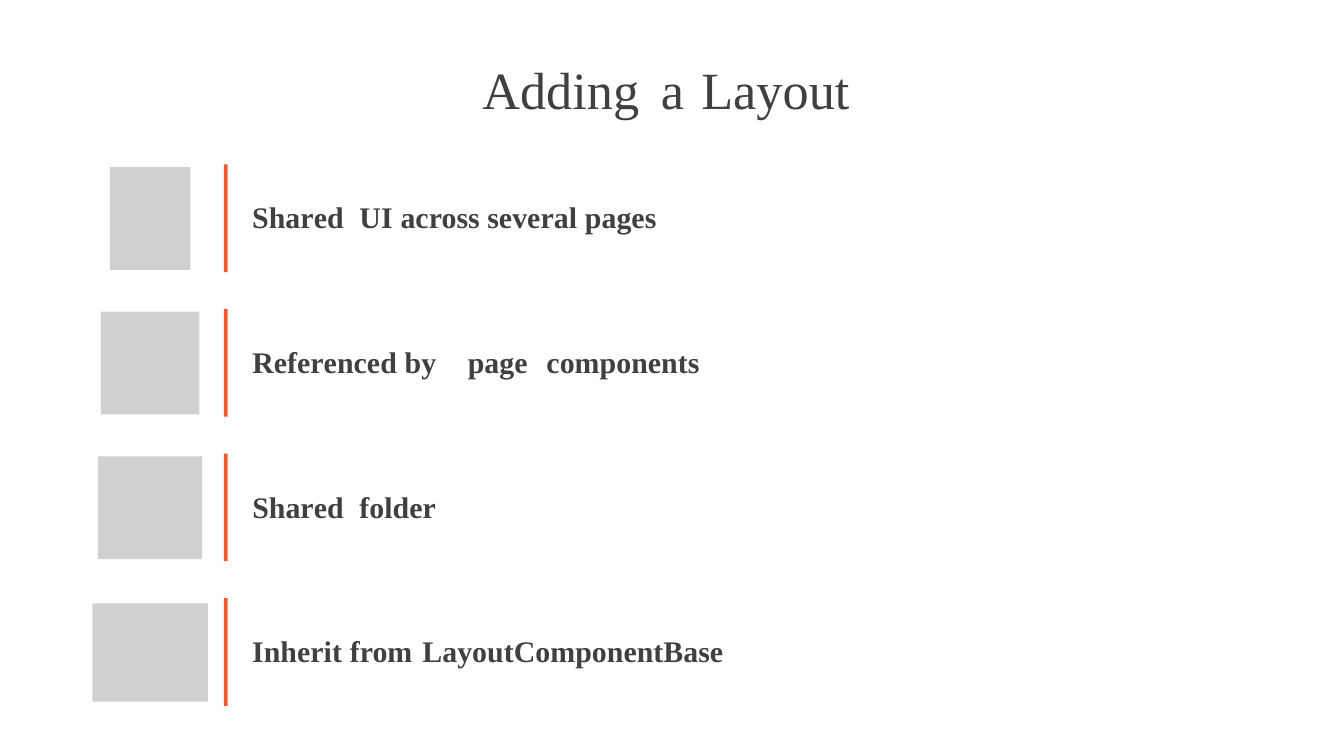
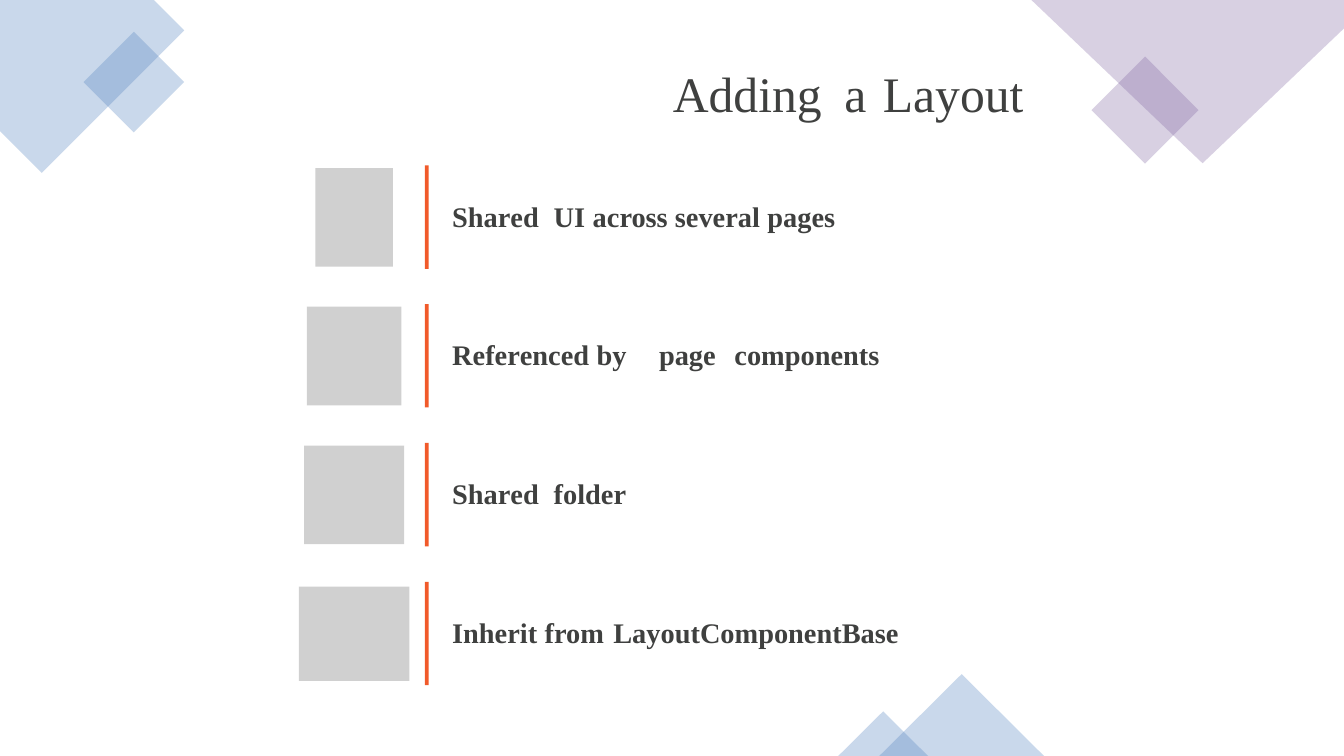
Before and after one commit to CSA-DanielVillamizar/ITM-ProgramaciondeSoftware, a slide deck: slide 20 of ASP.NET Core 6 Blazor Fundamentals/03/creating-your-first-blazor-application-slides.pptx. Drawn at 1344x756 pixels with LibreOffice and Linux fonts; fonts in the diff are those of the drawing; grey boxes stand for pictures. Boxes give left, top, right and bottom in pixels: in the first picture for what was removed or moved away, otherwise in the second. Text is boxed around its words. In the diff, an @@ line names an element or a change of style, - is before the commit and + after.

```diff
--- a/ASP.NET Core 6 Blazor Fundamentals/03/creating-your-first-blazor-application-slides.pptx
+++ b/ASP.NET Core 6 Blazor Fundamentals/03/creating-your-first-blazor-application-slides.pptx
@@ freeform shape added at box(0, 0, 184, 173), fill #4F81BD at 30% opacity @@
@@ freeform shape added at box(1032, 0, 1344, 163), fill #8064A2 at 30% opacity @@
@@ rectangle added at box(83, 32, 184, 132), fill #4F81BD at 30% opacity @@
@@ rectangle added at box(1092, 56, 1199, 164), fill #8064A2 at 30% opacity @@
@@ size 56 to 53.2 pt; line spacing 58pt to 55.1pt in 3 elements at box(883, 79, 1024, 122), box(844, 88, 866, 113), box(673, 77, 822, 122) @@
@@ text "Adding": place and size @@
-text "Adding" at box(482, 72, 639, 120)
+text "Adding" at box(673, 77, 822, 122)
@@ text "a": place and size @@
-text "a" at box(661, 84, 684, 110)
+text "a" at box(844, 88, 866, 113)
@@ text "Layout": place and size @@
-text "Layout" at box(701, 74, 849, 120)
+text "Layout" at box(883, 79, 1024, 122)
@@ picture: place and size @@
-picture at box(110, 167, 190, 270)
+picture at box(315, 168, 392, 267)
@@ freeform shape: place and size @@
-freeform shape at box(226, 165, 226, 272)
+freeform shape at box(427, 165, 427, 269)
@@ text "Shared UI across several pages": place and size @@
-text "Shared UI across several pages" at box(252, 207, 657, 234)
+text "Shared UI across several pages" at box(452, 207, 835, 232)
@@ picture: place and size @@
-picture at box(101, 312, 200, 415)
+picture at box(307, 306, 402, 405)
@@ freeform shape: place and size @@
-freeform shape at box(226, 309, 226, 417)
+freeform shape at box(427, 304, 427, 408)
@@ text "Referenced by": place and size @@
-text "Referenced by" at box(252, 352, 437, 379)
+text "Referenced by" at box(452, 345, 627, 371)
@@ text "page": place and size @@
-text "page" at box(468, 358, 528, 379)
+text "page" at box(659, 350, 716, 371)
@@ text "components": place and size @@
-text "components" at box(546, 356, 699, 379)
+text "components" at box(734, 349, 879, 371)
@@ picture: place and size @@
-picture at box(98, 456, 202, 559)
+picture at box(304, 446, 405, 544)
@@ freeform shape: place and size @@
-freeform shape at box(226, 454, 226, 561)
+freeform shape at box(427, 443, 427, 546)
@@ text "Shared folder": place and size @@
-text "Shared folder" at box(252, 497, 435, 519)
+text "Shared folder" at box(452, 484, 626, 505)
@@ picture: place and size @@
-picture at box(93, 603, 208, 702)
+picture at box(299, 587, 410, 681)
@@ freeform shape: place and size @@
-freeform shape at box(226, 598, 226, 706)
+freeform shape at box(427, 582, 427, 685)
@@ size 32 to 30.4 pt; line spacing 32.9pt to 31.2pt in 6 elements at box(452, 207, 835, 232), box(734, 349, 879, 371), box(659, 350, 716, 371), box(452, 345, 627, 371), box(452, 484, 626, 505), box(452, 623, 898, 648) @@
@@ text "Inherit from LayoutComponentBase": place and size @@
-text "Inherit from LayoutComponentBase" at box(252, 641, 723, 668)
+text "Inherit from LayoutComponentBase" at box(452, 623, 898, 648)
@@ triangle added at box(879, 674, 1044, 756), fill #4F81BD at 30% opacity @@
@@ triangle added at box(838, 712, 928, 756), fill #4F81BD at 30% opacity @@
```
Also in this commit, not shown: 13 other slides changed, 1 slide added, 1 slide removed, 8 other files.
